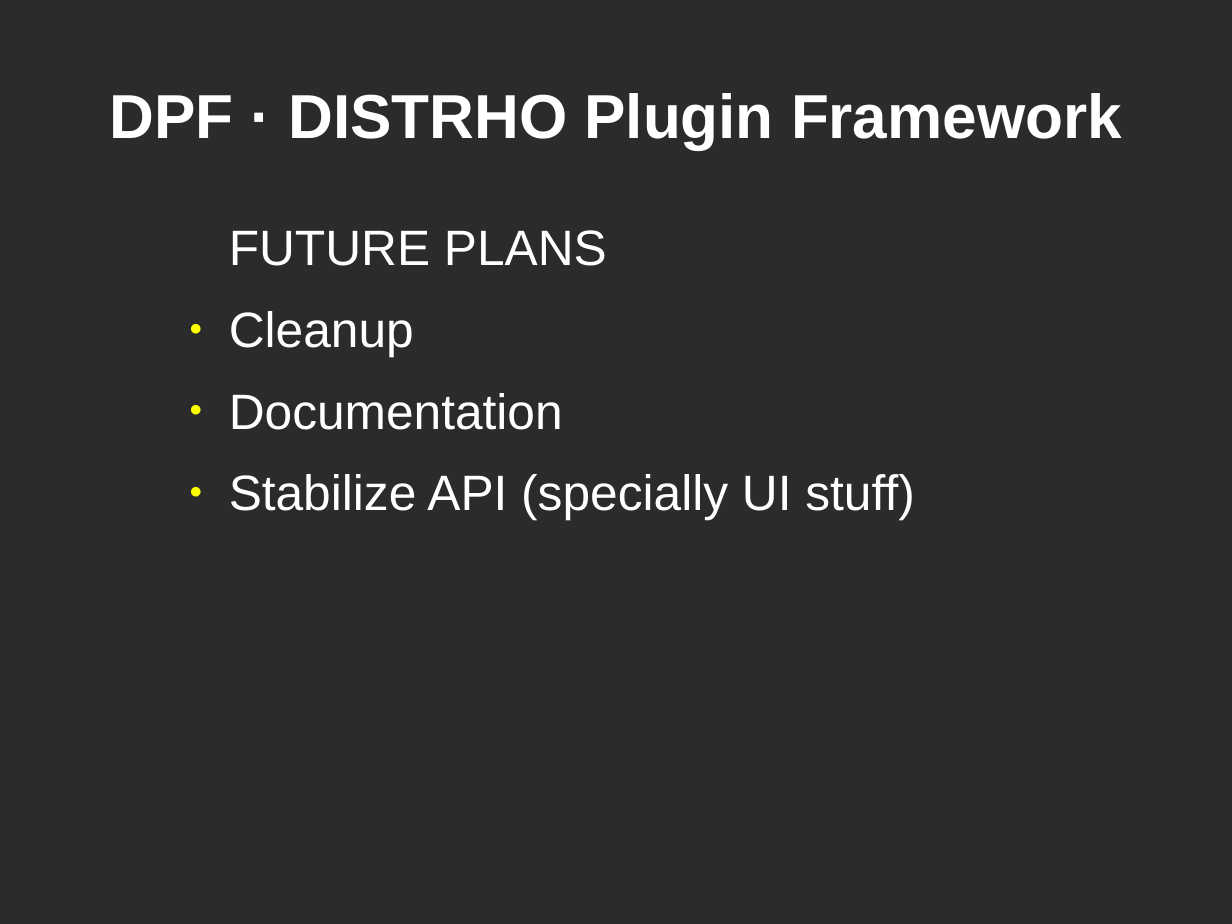
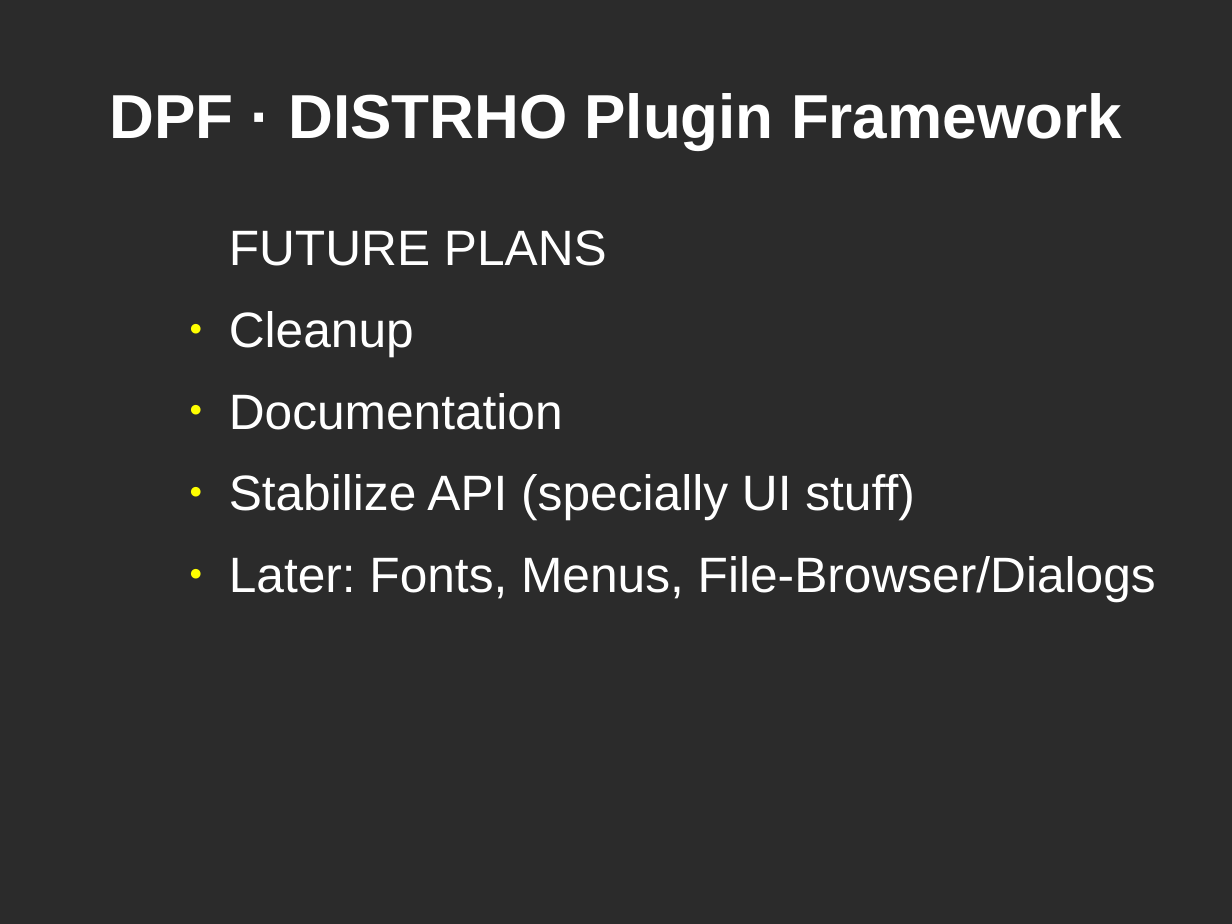
Before and after one commit to DISTRHO/DPF, a slide deck: slide 8 of lac/2014-small-talk.odp. Drawn at 1232x924 pixels with LibreOffice and Linux fonts; fonts in the diff are those of the drawing; background and template pictures are left out; a plain dark background stands for a picture behind light text. Boxes give left, top, right and bottom in pixels: in the first picture for what was removed or moved away, otherwise in the second. Text is boxed around its words. In the diff, an @@ line names an element or a change of style, - is before the commit and + after.

```diff
--- a/lac/2014-small-talk.odp
+++ b/lac/2014-small-talk.odp
@@ text at (x1=229, y1=556, x2=1156, y2=601): paragraph added @@
+● Later: Fonts, Menus, File-Browser/Dialogs
```
Also in this commit, not shown: 3 other slides changed.
